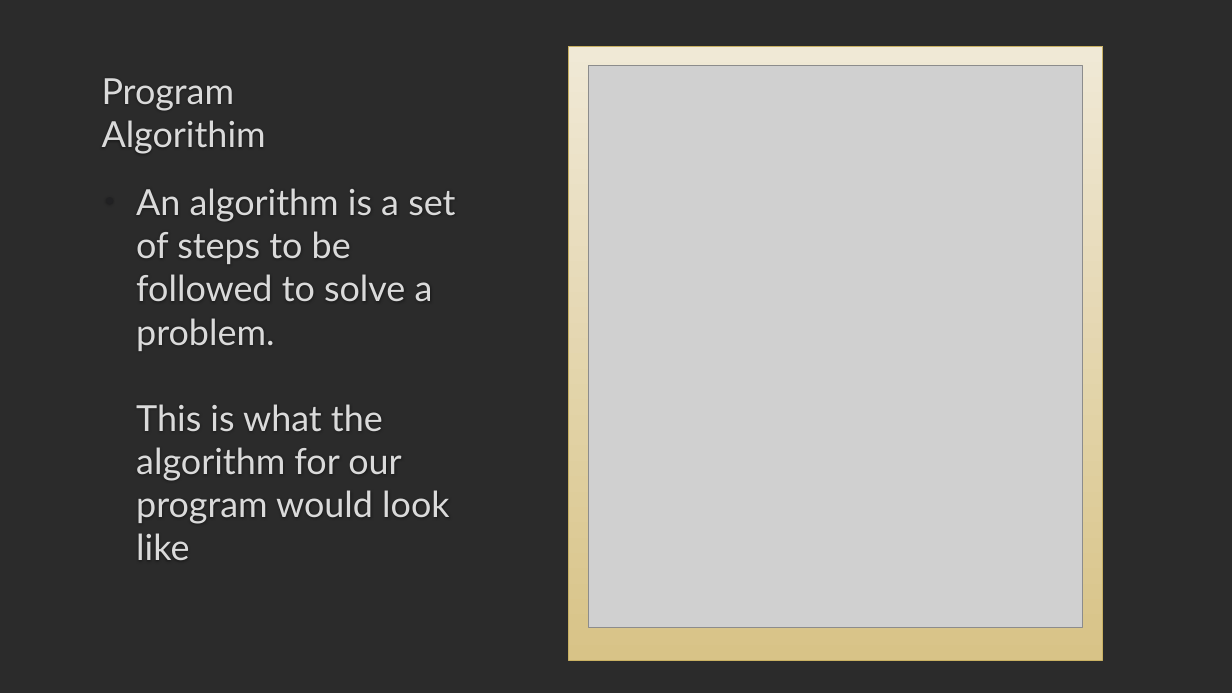
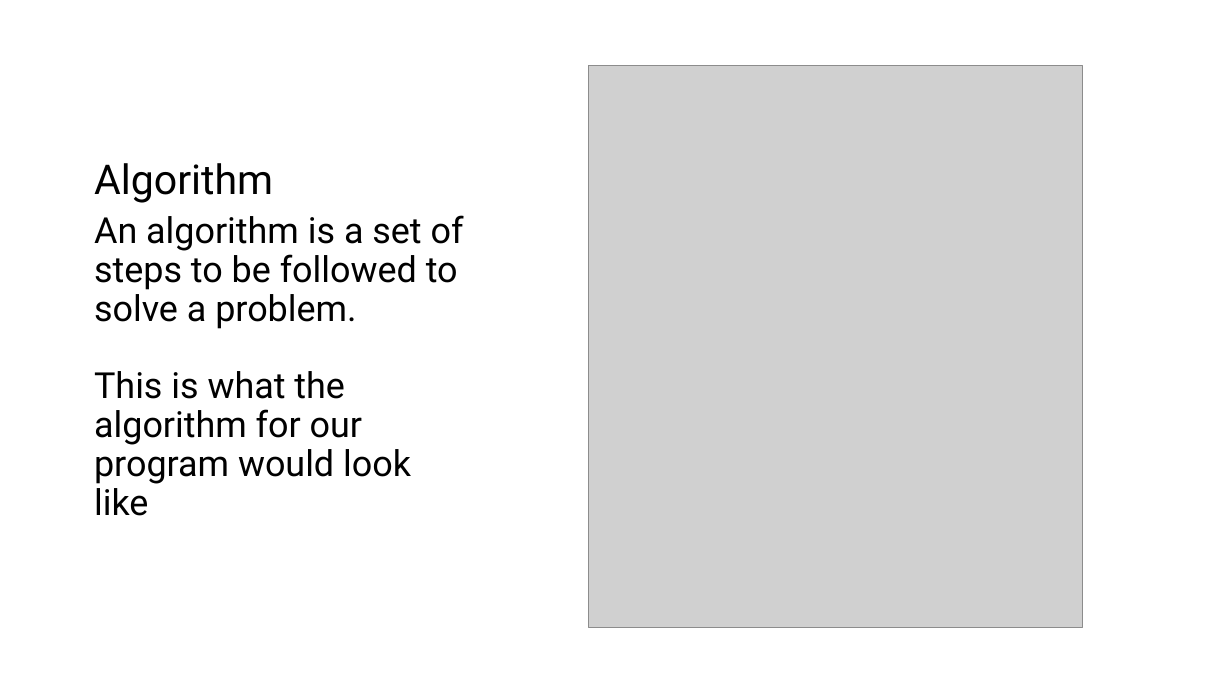
Before and after one commit to JFinnTeacher/TY-Introduction-to-Coding-with-Python, a slide deck: slide 11 of Lesson 07 - Iteration/Teaching Assets/Lesson 07 - Iteration.pptx. Drawn at 1232x693 pixels with LibreOffice and Linux fonts; fonts in the diff are those of the drawing; grey boxes stand for pictures; background and template pictures are left out; a plain dark background stands for a picture behind light text. Boxes give left, top, right and bottom in pixels: in the first picture for what was removed or moved away, otherwise in the second. Text is boxed around its words. In the diff, an @@ line names an element or a change of style, - is before the commit and + after.

```diff
--- a/Lesson 07 - Iteration/Teaching Assets/Lesson 07 - Iteration.pptx
+++ b/Lesson 07 - Iteration/Teaching Assets/Lesson 07 - Iteration.pptx
@@ background picture (left out) to #FFFFFF @@
@@ rectangle removed at [568,46,1104,661] @@
@@ title removed at [102,78,266,154] @@
-Program Algorithim
@@ title added at [94,163,273,203], 32 pt, text #000000 @@
+Algorithm
@@ text "An algorithm is a set ...": place and size @@
-text "An algorithm is a set ..." at [136,188,455,560]
+text "An algorithm is a set ..." at [94,215,464,516]
@@ text "An algorithm is a set ..." at [94,215,464,516]: font Lato to Roboto, text colour #DADADA to #000000, letter outline #404040 0.75 pt to none; bullet • to none; line spacing 1 to 0.9; less space between paragraphs @@
```
Also in this commit, not shown: 21 other slides changed, 1 slide added, 1 slide removed, 46 other files.
